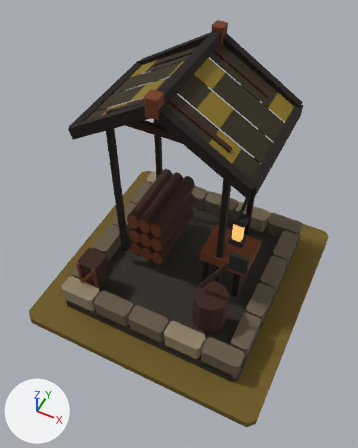
The glTF model art/timber_yard_t6/timber_yard_t6.glb as it was, and as the next commit left it.
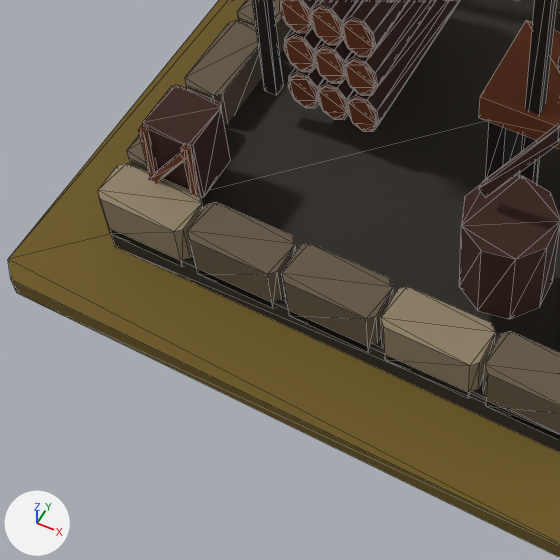
There are two pictures of each version: one whole from a 50 mm lens placed at (0.71, -1.536, 2.349), pointed at (0.001, -0.117, 0.575), one close up on the part from 7% to 64% of the width and 48% to 94% of the height. The lights are fixed; the arrows at lower left show +X, +Y and +Z. The first two pictures are the older version. The close-ups show mesh edges as thin lines.

The first close-up shows 'MMR | timber_yard | T06 Architecture.001', 'MMR | timber_yard | Tier 06 Ground.001'.
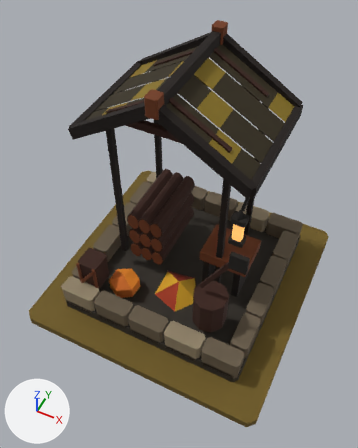
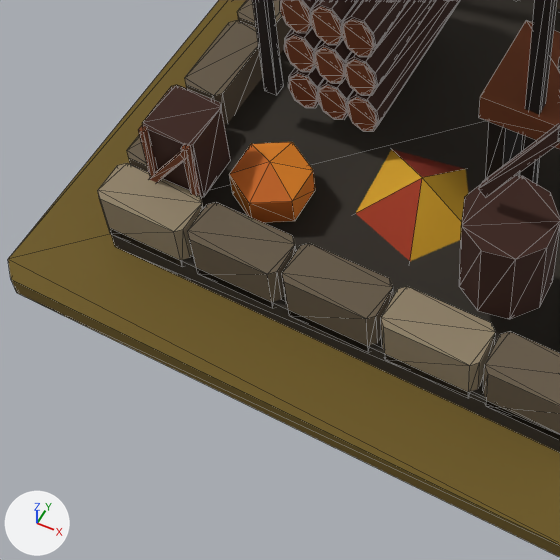
Where the change shows, as pixel boxes (x1, y1, x2, y2) in the close-ups (560 x 560 px):
'MMR | timber_yard | T06 Autumn Dressing.001', added
    after: (229, 142, 468, 261)

The edits, one by one:
Mesh me_mmr___timber_yard___t06_autumn_dressing_001 is new.
It has 25 vertices, 28 faces and spans x -0.296..0.247, y -0.383..0.271, z 0.062..0.195.
It uses material mat_mmr___shared_palette_atlas (picture img_mmr_shared_color_palette_64).
Object 'MMR | timber_yard | T06 Autumn Dressing.001' (ob_mmr___timber_yard___t06_autumn_dressing_001) is new; it shows me_mmr___timber_yard___t06_autumn_dressing_001.
Its location is (0.0, 0.0, 0.05).
